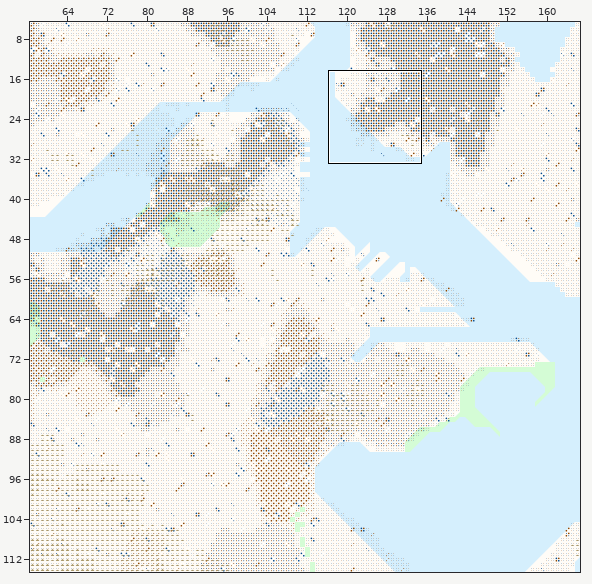
Tiled map -- Maps/boston.tmx. The picture above shows the old version from afar; the outline marks the close-up.
Close-up. Before the commit:
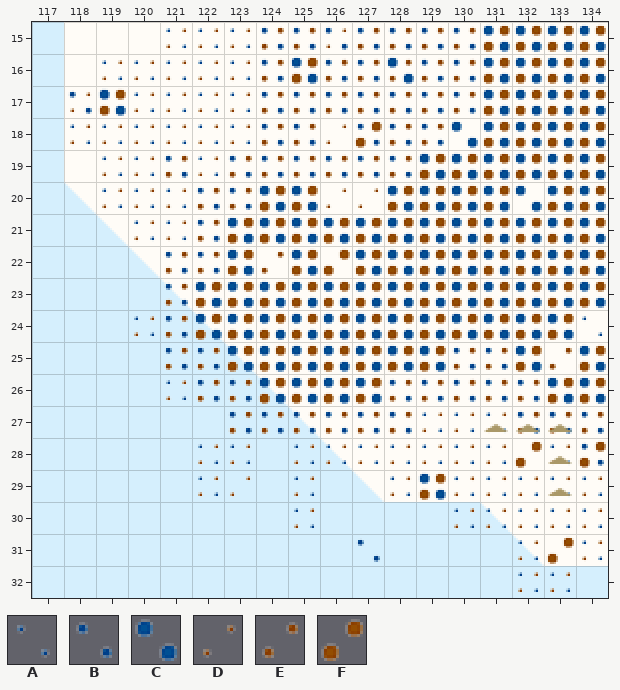
Cells are 16x16 px. Shown: x 117..134, y 15..32. The commit also changed other parts of the map, which this record leaves out.
Key: from "Commercial Density": A 0, B 1, C 2; from "Residential Density": D 0, E 1, F 2.
_ is an empty cell.
Layers that did not change in this view are not listed.
Layer "Commercial" before, first column x 117:
15 ____AAABBBBBBBCCCC
16 __AAAAABCBBCBBCCCC
17 _BCAAAABBBBBBBCCCC
18 _AAAAAABB_BBBCCCCC
19 __AABABBBBBBCCCCCC
20 __AAABBCC__CCCCCCC
21 ___AABCCCCCCCCCCCC
22 ____BBC_C_CCCCCCCC
23 ____BCCCCCCCCCCCCC
24 ___ABCCCCCCCCCCCCA
25 ____BBCCCCCCCBBC_C
26 ____ABBCCCCBBBBBCC
27 ______BBBBBBAAABBB
28 _____AA_AAAAAAA_AB
29 _____A__A__ACAAAAA
30 ________A____AAAAA
31 __________B____A_A
32 _______________AA_
Layer "Residential" before, first column x 117:
15 ____DDDEEDEEEEFFFF
16 __DDDDDEFEEEEEFFFF
17 _DFDDDDEEEEEEEFFFF
18 _DDDDDDEEDFEE_FFFF
19 __DDEDEEEEEEFFFFFF
20 __DDDEEFFDDFFFF_FF
21 ___DDEFFFFFFFFFFFF
22 ____EEFEFFFFFFFFFF
23 ____EFFFFFFFFFFFFF
24 ___DEFFFFFFFFFFFF_
25 ____EEFFFFFFFEEFEF
26 ____DEEFFFFEEEEEFF
27 ______EEEEEEDDDEEE
28 _____DD_DDDDDDDFDF
29 _____DD_D__DFDDDDD
30 ________D____DDDDD
31 _______________DFD
32 _______________DD_
And afterwards:
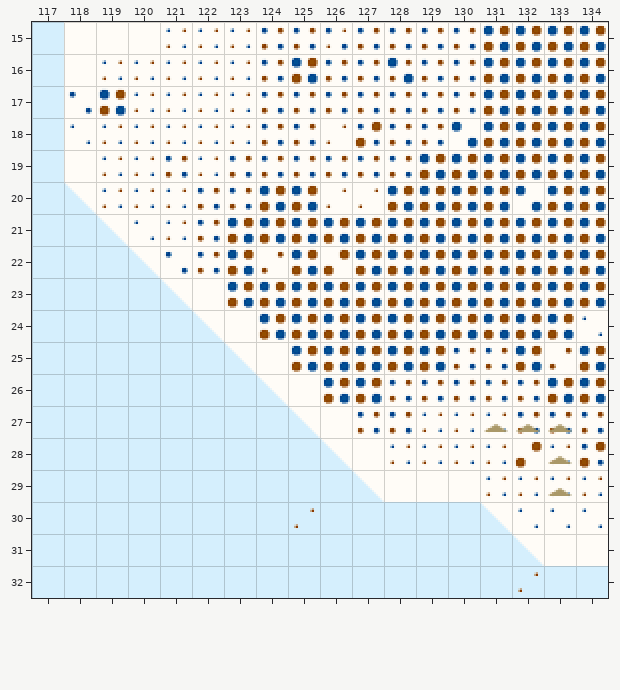
The exact change:
Layer "Commercial":
y 23: x 121..122 BC -> __
y 24: x 120..123 ABCC -> ____
y 25: x 121..124 BBCC -> ____
y 26: x 121..125 ABBCC -> _____
y 27: x 123..126 BBBB -> ____
y 28: x 122..123 AA -> __; x 125..127 AAA -> ___
y 29: x 122 A -> _; x 125 A -> _; x 128..130 ACA -> ___
y 30: x 125 A -> _; x 130..131 AA -> __
y 31: x 127 B -> _; x 132 A -> _; x 134 A -> _
y 32: x 132..133 AA -> __
Layer "Residential":
y 17..18: x 118 D -> _
y 21: x 120 D -> _
y 22: x 121 E -> _
y 23: x 121..122 EF -> __
y 24: x 120..123 DEFF -> ____
y 25: x 121..124 EEFF -> ____
y 26: x 121..125 DEEFF -> _____
y 27: x 123..126 EEEE -> ____
y 28: x 122..123 DD -> __; x 125..127 DDD -> ___
y 29: x 122..123 DD -> __; x 125 D -> _; x 128..130 DFD -> ___
y 30: x 130..134 DDDDD -> _____
y 31: x 132..134 DFD -> ___
y 32: x 133 D -> _
Where, in picture pixels (left, top, right, bottom), the same in both close-ups:
removed: (70, 92, 92, 146)
removed: (134, 220, 604, 594)
